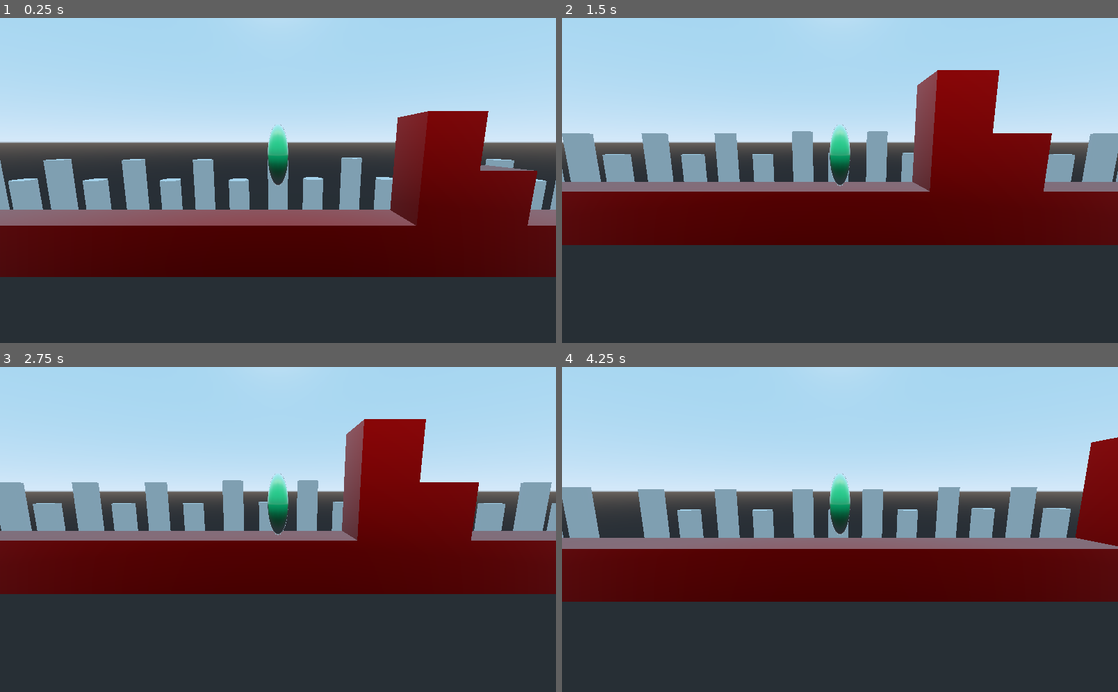
Above: before the commit, frames 1-4 (two rows, left to right).
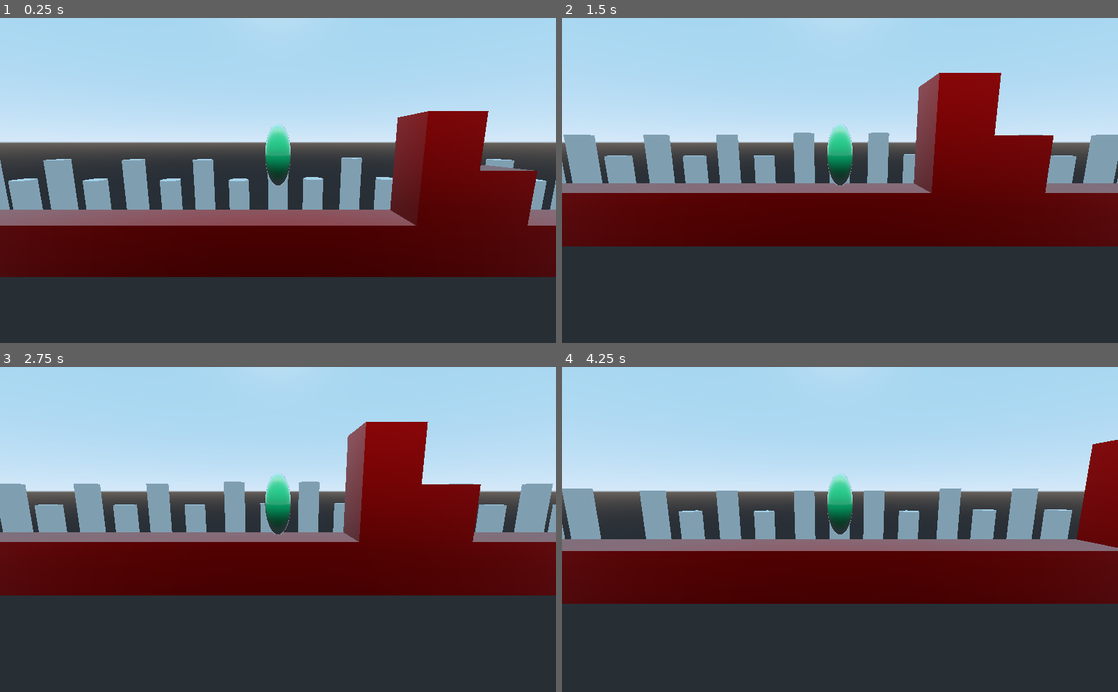
Above: after the commit, the same moments.

Repository: TresSims/YAPP
Game: Godot game, scene res://Start.tscn
Two runs of this game, one before a commit and one after it. Both use one fixed random seed, a clock stepped at 60 frames per second and the inputs below.
Inputs:
- Up to frame 1 (0.25 s): no input
- Up to frame 2 (1.5 s): hold Right (ui_right) 0.53-1.28 s; hold Left (ui_left) from 1.28 s (still down)
- Up to frame 3 (2.75 s): release Left (ui_left) at 2.03 s; hold Right (ui_right) from 2.03 s (still down)
- Up to frame 4 (4.25 s): release Right (ui_right) at 2.78 s; hold Up (ui_up) 2.78-3.53 s; hold Left (ui_left) from 3.53 s (still down)

The runs differ from the first frame. In frame 1, 0.2% of the frame differs, in the area x 47-53%, y 32-52%; in frame 2, 2.7%; in frame 3, 2.7%; in frame 4, 3.1%, in the area x 0-100%, y 21-73%.
Error after the commit: Invalid call. Nonexistent function 'get_collider_position' in base 'CollisionShape'. (res://scripts/Mechanics.gd:33)

Commit message:
Some scaffolding for wall jumping

Diff:
--- a/Start.tscn
+++ b/Start.tscn
@@ -7,7 +7,7 @@
 friction = 0.0
 
 [sub_resource type="CapsuleShape" id=2]
-radius = 0.413497
+radius = 0.483302
 height = 1.5779
 
 [sub_resource type="SpatialMaterial" id=3]
@@ -35,7 +35,7 @@
 shape = SubResource( 2 )
 
 [node name="Model" type="CSGSphere" parent="RigidBody"]
-transform = Transform( 0.4, 0, 0, 0, 1.2, 0, 0, 0, 0.4, 0, 1, 0 )
+transform = Transform( 0.5, 0, 0, 0, 1.2, 0, 0, 0, 0.5, 0, 1, 0 )
 rings = 12
 material = SubResource( 3 )
 
--- a/scripts/Mechanics.gd
+++ b/scripts/Mechanics.gd
@@ -7,22 +7,61 @@
 const THRESHOLD = .35
 const DECAY = 0.7
 const GRAVITY = .3
+const SLIP = .5
+const MAX_HOLD_TIME = 1.5
 
+var HOLD_TIME = MAX_HOLD_TIME
 var vel = Vector3(0,0,0)
 var state = "FREE"
 var state_changed = false
 
 onready var DownRay = get_node("DownRay")
+onready var collider = get_node("CollisionShape")
 
 func _physics_process(delta):
 	process_input(delta)
+	process_collisions(delta)
 
 func _integrate_forces(delta):
 	process_movement(delta)
 	process_decay(delta)
+	state_changed = false
+	print(state)
 	print(linear_velocity)
 
+func process_collisions(delta):
+	print(collider.get_collider_position())
+
 func process_input(delta):
+	# Check for new wall collisions
+	if false and state != "WALL":
+		state = "WALL"
+		state_changed = true
+		linear_velocity = Vector3(0, 0, 0)
+	if false and state != "WALL":
+		state = "WALL"
+		state_changed = true
+		linear_velocity = Vector3(0, 0, 0)
+
+	if state == "WALL":
+		HOLD_TIME -= delta
+		if HOLD_TIME <= 0:
+			print("slip")
+			vel.y -= GRAVITY * SLIP
+
+		if Input.is_action_pressed("ui_right") and false:
+			vel.x += ACCEL * JERK
+			vel.y += JUMP_SPEED
+			linear_velocity.y = 0
+			state = "FREE"
+
+		if Input.is_action_pressed("ui_left") and false:
+			vel.x -= ACCEL * JERK
+			vel.y += JUMP_SPEED
+			linear_velocity.y = 0
+			state = "FREE"
+
+		print(HOLD_TIME)
 
 	# Basic Ground and Air Movement
 	if state == "FREE":
@@ -43,8 +82,8 @@
 			print("Jump")
 
 func process_movement(delta):
+	linear_velocity += vel
 	if state == "FREE":
-		linear_velocity += vel
 		if not Input.is_action_pressed("ui_up"):
 			if linear_velocity.y > 0:
 				linear_velocity.y  = 0
